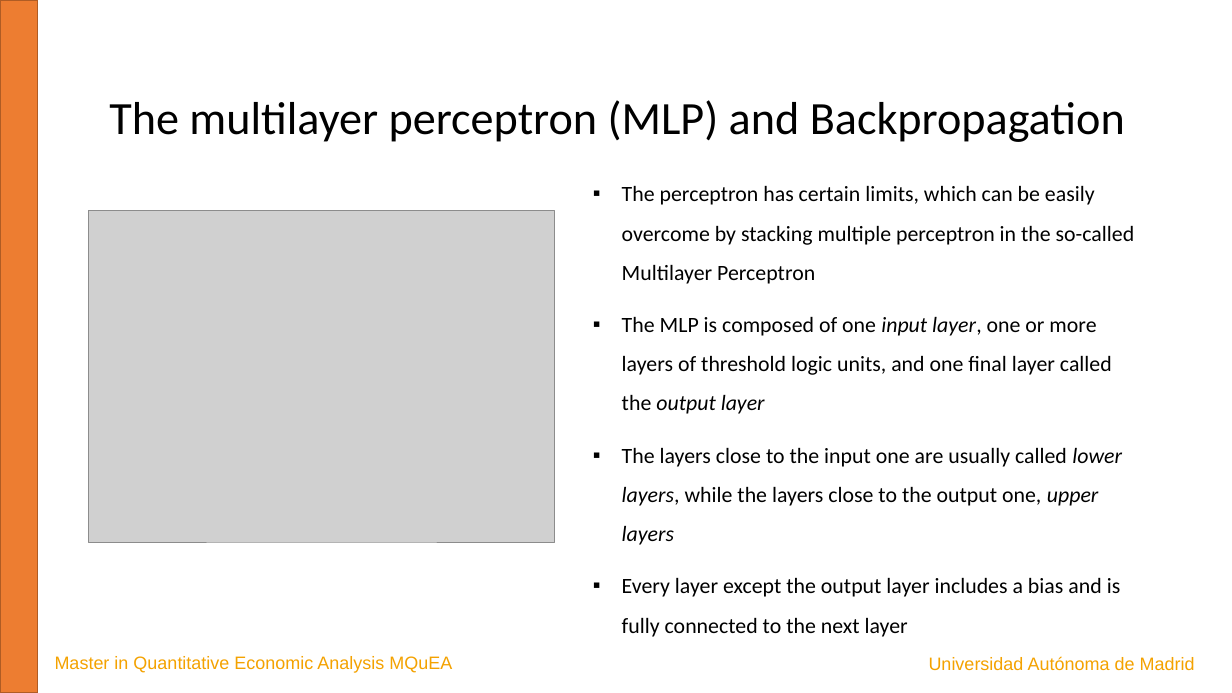
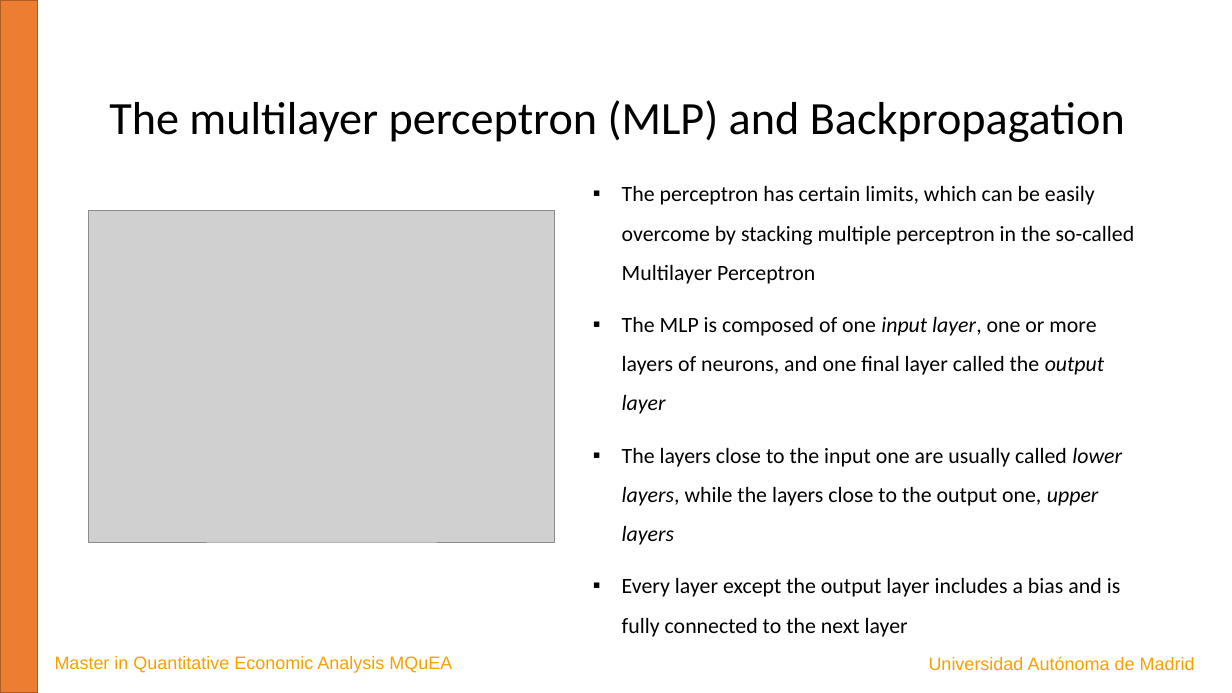
Before and after one commit to JavierBas/IMLEF-MQuEA, a slide deck: slide 8 of Course content/Slides/Topic 6 - Artificial Neural Networks.pptx. Drawn at 1232x693 pixels with LibreOffice and Linux fonts; fonts in the diff are those of the drawing; grey boxes stand for pictures. Boxes give left, top, right and bottom in pixels: in the first picture for what was removed or moved away, otherwise in the second. Text is boxed around its words. In the diff, an @@ line names an element or a change of style, - is before the commit and + after.

```diff
--- a/Course content/Slides/Topic 6 - Artificial Neural Networks.pptx
+++ b/Course content/Slides/Topic 6 - Artificial Neural Networks.pptx
@@ text at (x1=622, y1=317, x2=1104, y2=414): text changed @@
-▪ The MLP is composed of one input layer, one or more layers of threshold logic units, and one final layer called the output layer
+▪ The MLP is composed of one input layer, one or more layers of neurons, and one final layer called the output layer
```
Also in this commit, not shown: 7 other slides changed, 1 other file.
